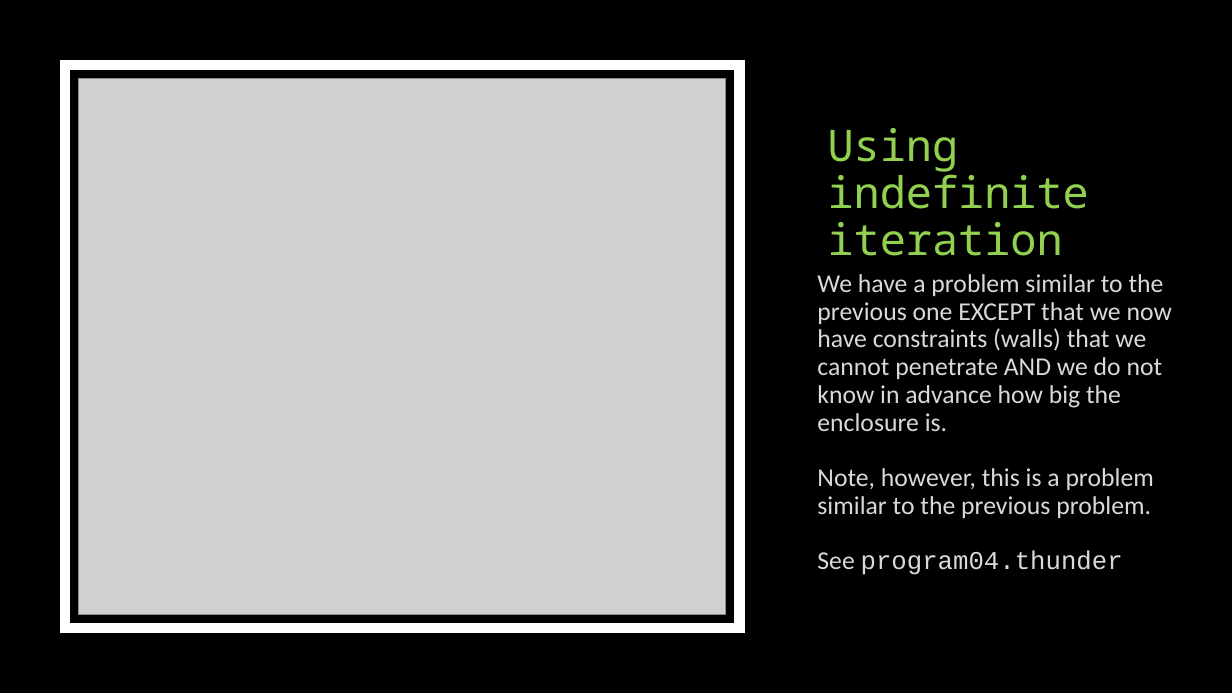
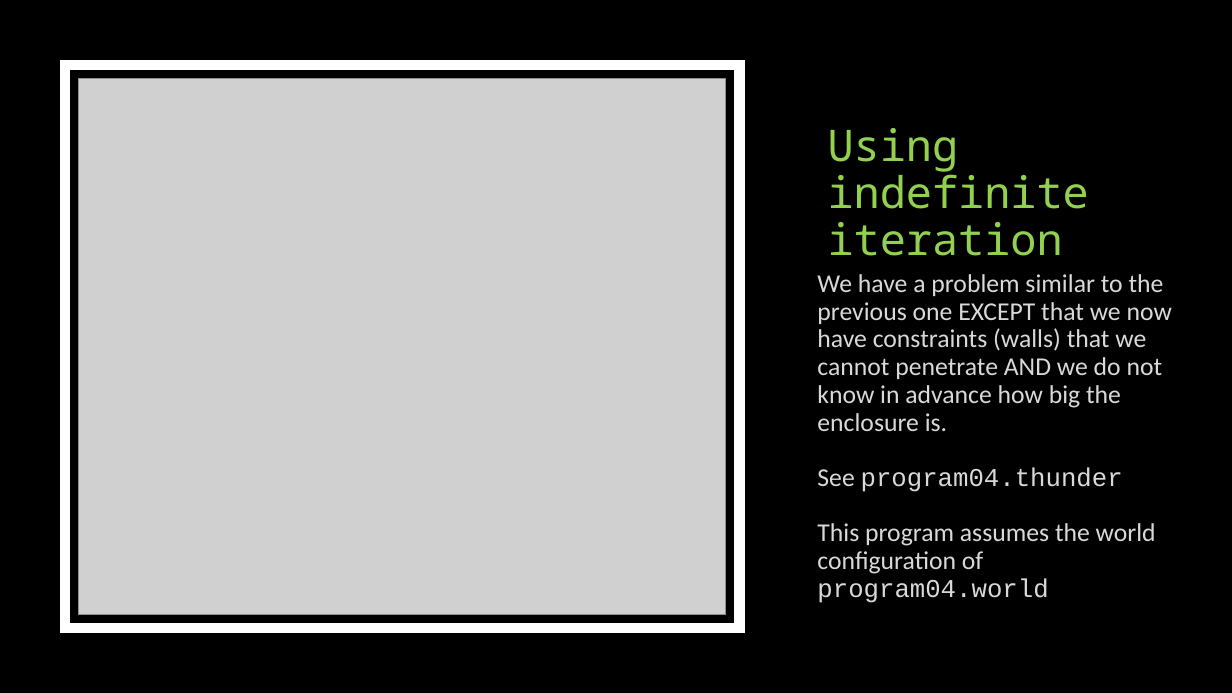
Before and after one commit to HHaiduk/thunder, a slide deck: slide 26 of Thunder_the_Robot.pptx (slide 22 before the commit). Drawn at 1232x693 pixels with LibreOffice and Linux fonts; fonts in the diff are those of the drawing; grey boxes stand for pictures. Boxes give left, top, right and bottom in pixels: in the first picture for what was removed or moved away, otherwise in the second. Text is boxed around its words. In the diff, an @@ line names an element or a change of style, - is before the commit and + after.

```diff
--- a/Thunder_the_Robot.pptx
+++ b/Thunder_the_Robot.pptx
@@ text at (817, 468, 1154, 518): paragraph removed @@
-Note, however, this is a problem similar to the previous problem.
@@ text at (817, 523, 1156, 603): paragraph added @@
+This program assumes the world configuration of program04.world
```
Also in this commit, not shown: 20 other slides changed, 9 slides added, 4 other files.
